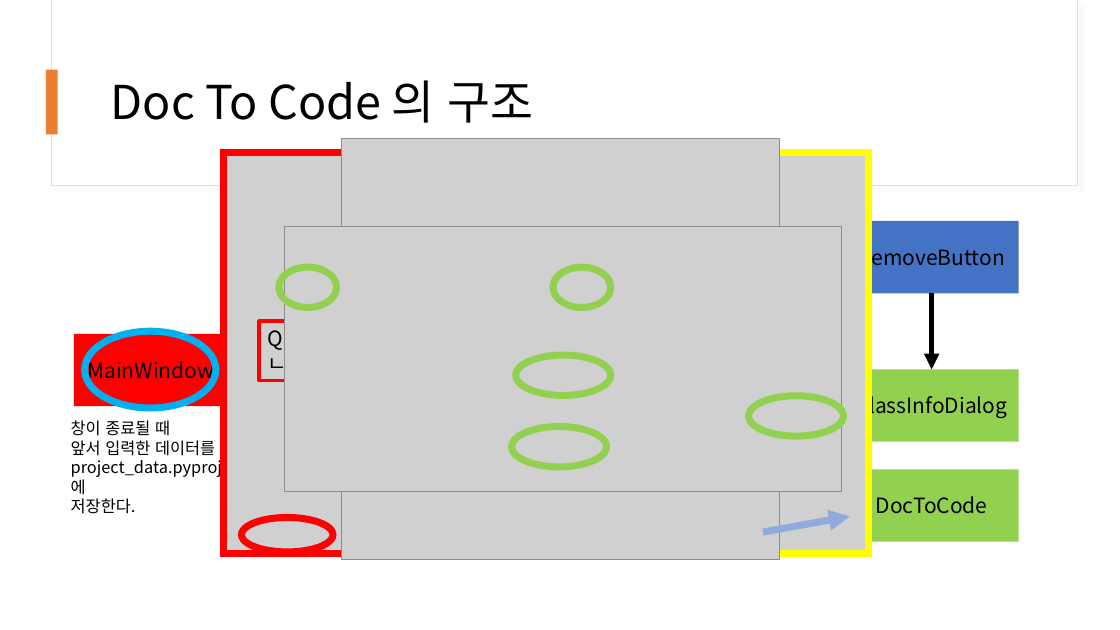
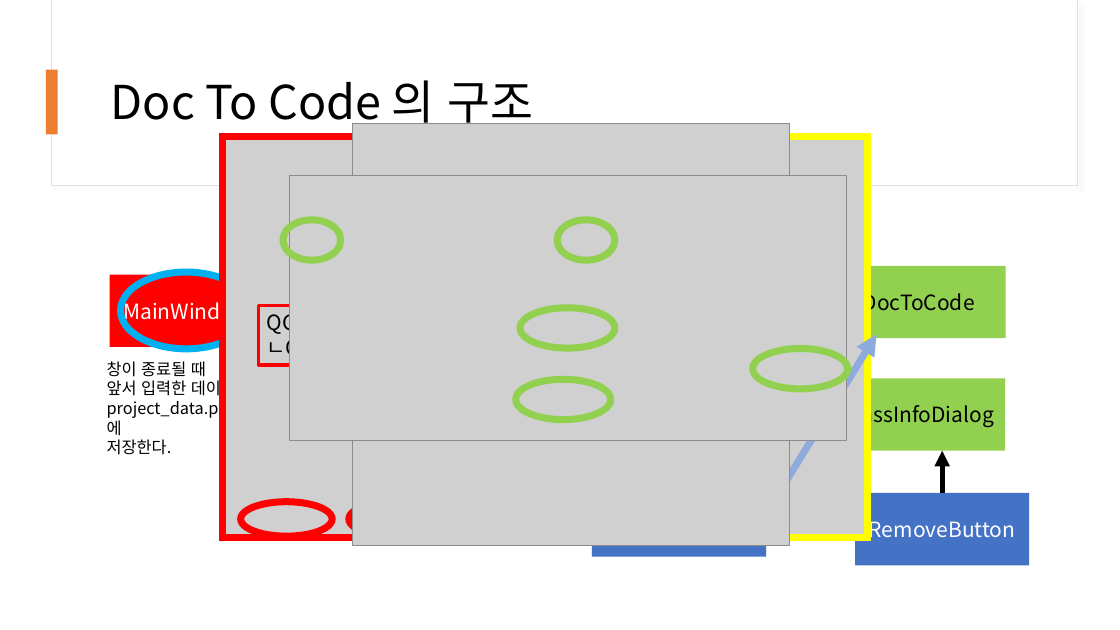
Before and after one commit to abcdragon/doc_to_code_by_SW2, a slide deck: slide 3 of 발표자료 및 산출물/소프트웨어 프로젝트2 발표자료.pptx. Drawn at 1120x630 pixels with LibreOffice and Linux fonts; fonts in the diff are those of the drawing; grey boxes stand for pictures. Boxes give left, top, right and bottom in pixels: in the first picture for what was removed or moved away, otherwise in the second. Text is boxed around its words. In the diff, an @@ line names an element or a change of style, - is before the commit and + after.

```diff
--- a/발표자료 및 산출물/소프트웨어 프로젝트2 발표자료.pptx
+++ b/발표자료 및 산출물/소프트웨어 프로젝트2 발표자료.pptx
@@ picture: place and size @@
-picture at <box>342,138,780,560</box>
+picture at <box>352,124,790,545</box>
@@ picture: place and size @@
-picture at <box>285,227,842,492</box>
+picture at <box>290,176,847,440</box>
@@ rectangle "DocToCode": place and size @@
-rectangle "DocToCode" at <box>844,470,1018,542</box>
+rectangle "DocToCode" at <box>832,266,1006,339</box>
@@ rectangle "MainWindow" at <box>110,275,264,347</box>: text colour #000000 to #FFFFFF @@
@@ 1 rectangle, 1 text, 1 ellipse: place and size @@
-1 rectangle, 1 text, 1 ellipse at <box>71,331,228,514</box>
+1 rectangle, 1 text, 1 ellipse at <box>107,272,264,455</box>
@@ 5 ellipses: place and size @@
-5 ellipses at <box>279,267,844,467</box>
+5 ellipses at <box>283,220,848,420</box>
@@ arrow moved from (763, 532) - (850, 517) to (761, 522) - (876, 334) @@
@@ rectangle "ClassInfoDialog": place and size @@
-rectangle "ClassInfoDialog" at <box>844,370,1018,442</box>
+rectangle "ClassInfoDialog" at <box>831,378,1005,450</box>
@@ arrow moved from (932, 293) - (932, 370) to (943, 493) - (943, 451) @@
@@ 3 rectangles, 1 picture, 1 ellipse: place and size @@
-3 rectangles, 1 picture, 1 ellipse at <box>223,152,869,556</box>
+3 rectangles, 1 picture, 1 ellipse at <box>223,136,868,540</box>
@@ ellipse added at <box>349,502,440,536</box>, outline #FF0000 6 pt @@
@@ rectangle added at <box>592,484,766,556</box>, fill #4472C4 @@
@@ rectangle "RemoveButton" at <box>855,493,1029,565</box>: text colour #000000 to #FFFFFF @@
@@ rectangle "RemoveButton": place and size @@
-rectangle "RemoveButton" at <box>844,221,1018,293</box>
+rectangle "RemoveButton" at <box>855,493,1029,565</box>
```
Also in this commit, not shown: 2 other files.
